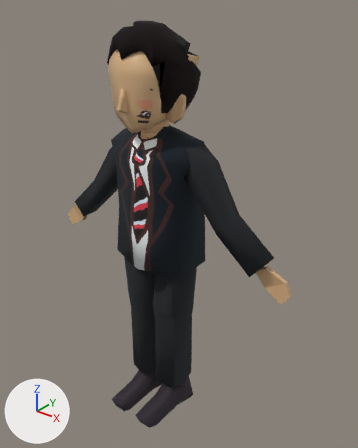
Two versions of the glTF model InstanceScenes/Cooper/Cooper.glb, one commit apart.
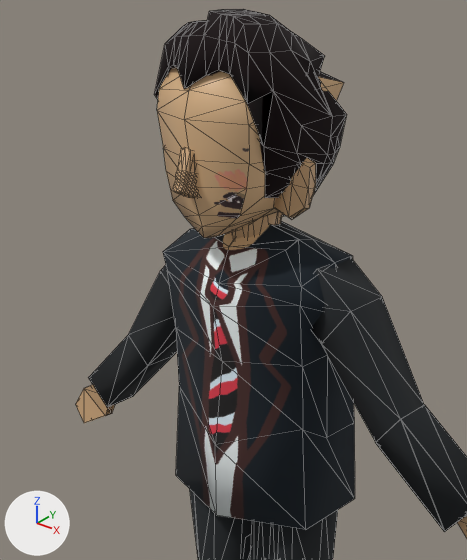
Each version is shown whole from a 50 mm camera at (4.18, -4.69, 6.15) aimed at (0.2, 0.28, 3.07), then close up on the part from 9% to 73% of the width and 4% to 65% of the height. Every picture has the same lights, and +X, +Y and +Z are marked at lower left. The close-ups show mesh edges as thin lines. Where no turn or scale is listed for an object, it has been applied to the vertices. Vertices at the same position are counted once.

The first close-up shows 'Cooper', 'Cube'.
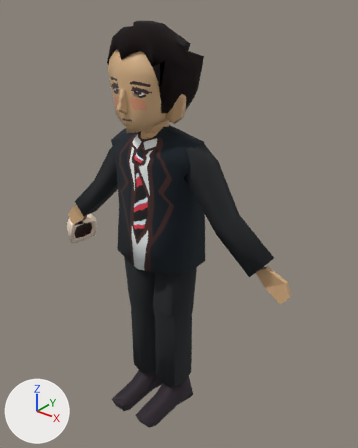
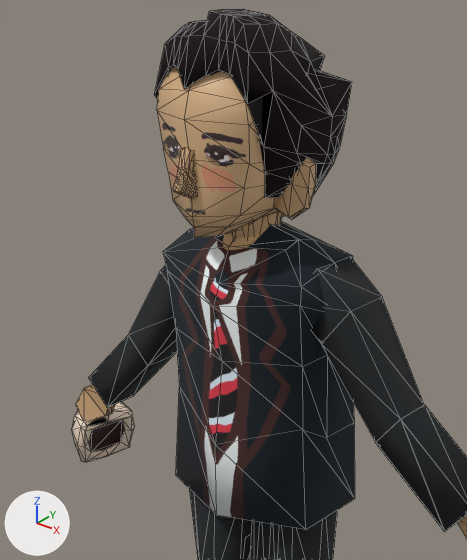
Pixel boxes [x1, y1, x2, y2] of what changed, in the close-ups (467 x 560 px; the box of a moved part takes in the faces that stretch with it):
'Cube', reshaped, surface changed
    before: [154, 9, 346, 239]
    after: [154, 9, 352, 239]
'CoffeeMug', added
    after: [72, 402, 135, 462]
    faces in mat_porcelain (beige #ffe8d2): [72, 402, 135, 462]
    faces in mat_coffee (brown #2c0d04): [88, 420, 125, 452]
part 1 of me_cube, moved or reshaped
    both: [173, 147, 195, 192]
part 2 of me_cube, moved or reshaped
    before: [173, 161, 265, 238]
    after: [173, 160, 265, 238]
part 3 of me_cube, moved or reshaped
    before: [316, 76, 346, 116]
    after: [314, 69, 352, 116]
part 4 of me_cube, surface changed
    both: [154, 9, 346, 239]

The change, as a list of edits to the scene's bpy script:
```text
Add mat_porcelain:
    mat_porcelain = principled_material('Porcelain')
    mat_porcelain.base_color = (1.0, 0.809, 0.647)  # beige #ffe8d2
    mat_porcelain.metallic = 0.178
    mat_porcelain.roughness = 0.356
Add mat_coffee:
    mat_coffee = principled_material('Coffee')
    mat_coffee.base_color = (0.0252, 0.00389, 0.00119)  # brown #2c0d04
    mat_coffee.metallic = 0.133
    mat_coffee.roughness = 0.172
Change me_cube:
    where me_cube.from_pydata(...)  # 516 vertices, 991 faces; spans x -0.513..0.495, y -0.608..0.61, z -0.975..0.428
    used by ob_cube; location = (0.005, 0.0, 5.328)
    me_cube part 1: 33 of 516 vertices moved; they spanned x -0.057..0.022, y -0.592..-0.477, z -0.499..-0.397 and now span x -0.053..0.016, y -0.6..-0.477, z -0.491..-0.379; mean shift (0.0, -0.001, 0.01); largest move (0.019, -0.521, -0.408) -> (0.007, -0.521, -0.39)
    me_cube part 2
    me_cube.vertices[4].co: (0.324, -0.377, -0.485) -> (0.305, -0.377, -0.485)  # pixel (246, 188) -> pixel (244, 188)
    me_cube.vertices[43].co: (-0.007, -0.439, -0.68) -> (-0.007, -0.493, -0.68)  # pixel (198, 215) -> pixel (192, 217)
    me_cube.vertices[45].co: (-0.009, -0.397, -0.829) -> (-0.009, -0.482, -0.807)  # pixel (204, 238) -> pixel (194, 237)
    me_cube.vertices[60].co: (-0.008, -0.413, -0.755) -> (-0.008, -0.48, -0.744)  # pixel (202, 226) -> pixel (194, 227)
    me_cube part 3
    me_cube.vertices[256].co: (0.347, 0.208, 0.093) -> (0.414, 0.5, 0.017)  # pixel (313, 72) -> pixel (352, 81)
    me_cube part 4: texture (UV) coordinates of 991 of 991 faces, centred in x -0.512..0.495, y -0.6..0.596, z -0.966..0.423, changed; they spanned u 0.0..1.0, v 0.0..1.0 and now span u -0.03..1.04, v -0.02..1.06
Add me_cube_003:
    me_cube_003.from_pydata(...)  # 83 vertices, 168 faces; spans x -0.26..0.241, y -0.275..0.247, z -0.272..0.349
    # faces by material slot: [162, 6]
    me_cube_003.materials.append(mat_porcelain)  # beige #ffe8d2
    me_cube_003.materials.append(mat_coffee)  # brown #2c0d04
Add ob_coffeemug:
    ob_coffeemug = bpy.data.objects.new('CoffeeMug', me_cube_003)
    ob_coffeemug.location = (-1.939, 0.252, 2.389)
```
